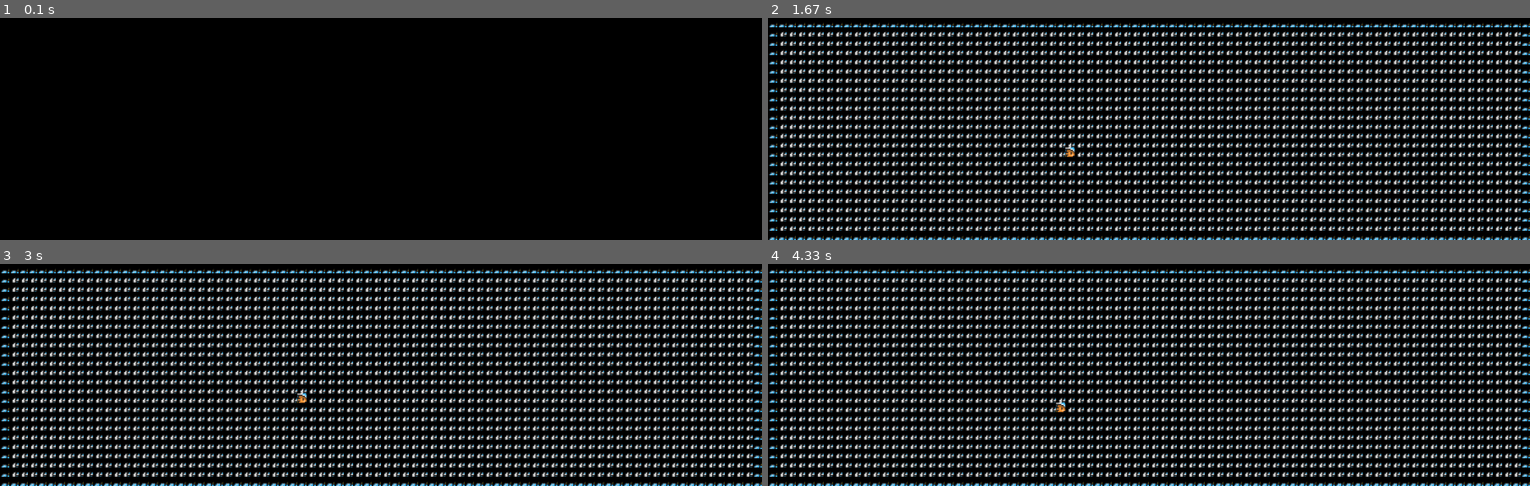
Above: before the commit, frames 1-4 (two rows, left to right).
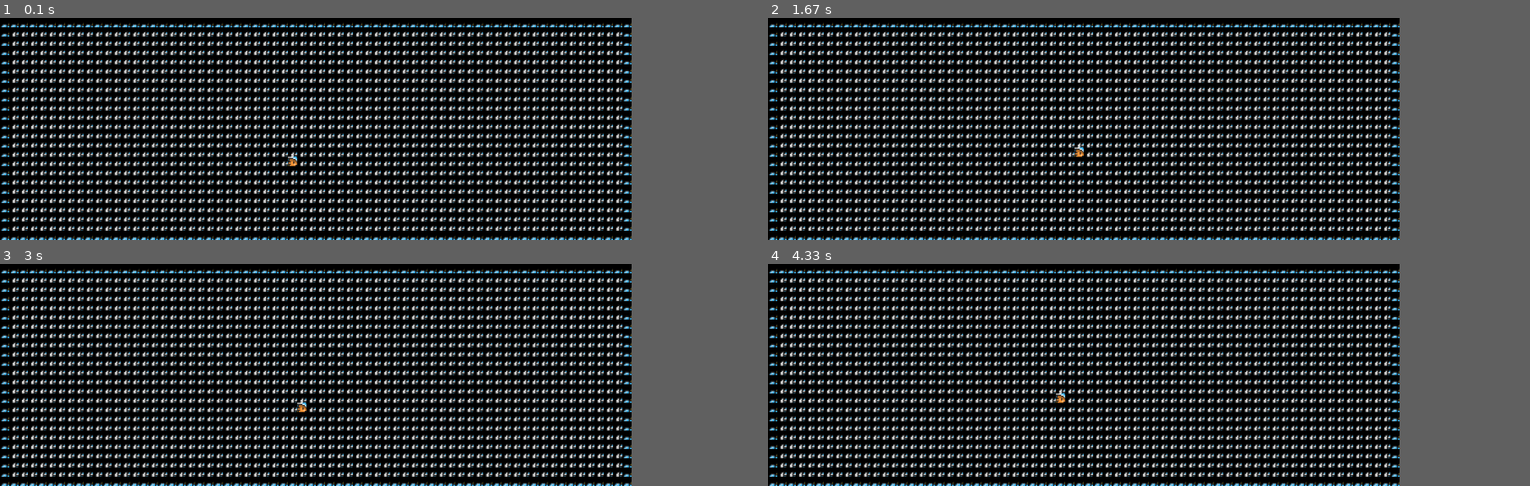
Above: after the commit, the same moments.

Repository: LouisJustinTALLOT/Hackathon-Bellon-Gstalter-Tallot
Game: pygame game, started from main.py
Same seed, same stepped clock (60 frames per second), same inputs: the game is played once before the commit and once after it.
Inputs:
- Up to frame 1 (0.1 s): no input
- Up to frame 2 (1.67 s): hold Right 0.33-0.8 s; hold Up 0.83-1.13 s; hold Right from 1.17 s (still down)
- Up to frame 3 (3 s): release Right at 1.72 s; hold Left 1.75-2.42 s; hold Down from 2.45 s (still down)
- Up to frame 4 (4.33 s): release Down at 3.27 s; hold Left 3.3-4.22 s; hold Up from 4.25 s (still down)
In our replay, the window is 900x263 before the commit and 746x263 after it. These sizes can differ from the game's own. Grey fills any space a smaller window leaves; there, only what the larger window draws over its background counts as a difference.

The runs differ from the first frame. In frame 1, 29% of the frame differs, in the area x 0-83%, y 2-100%; in frame 2, 12%; in frame 3, 12%; in frame 4, 12%.

Commit message:
on actualise l'image que quand nécessaire

Diff:
--- a/levels/level_1.txt
+++ b/levels/level_1.txt
@@ -1,24 +1,24 @@
-##################################################################################
-#                                                                                #
-#                                                                                #
-#                                                                                #
-#                                                                                #
-#                                                                                #
-#                                                                                #
-#                                                                                #
-#                                                                                #
-#                                                                                #
-#                                                                                #
-#                                                                                #
-#                                                                                #
-#                                                                                #
-#                                                                                #
-#                              @                                                 #
-#                                                                                #
-#                                                                                #
-#                                                                                #
-#                                                                                #
-#                                                                                #
-#                                                                                #
-#                                                                                #
-##################################################################################
+####################################################################
+#                                                                  #
+#                                                                  #
+#                                                                  #
+#                                                                  #
+#                                                                  #
+#                                                                  #
+#                                                                  #
+#                                                                  #
+#                                                                  #
+#                                                                  #
+#                                                                  #
+#                                                                  #
+#                                                                  #
+#                                                                  #
+#                              @                                   #
+#                                                                  #
+#                                                                  #
+#                                                                  #
+#                                                                  #
+#                                                                  #
+#                                                                  #
+#                                                                  #
+####################################################################
--- a/main.py
+++ b/main.py
@@ -1,5 +1,6 @@
 # modules
 import pygame as pg
+from pygame.constants import CONTROLLER_AXIS_TRIGGERLEFT
 
 # fichiers maisons
 import src.get_levels as gl
@@ -19,12 +20,15 @@
 clock = pg.time.Clock()
 running = True
 images = [pg.image.load("images/sol.png"), pg.image.load("images/heros.png"), pg.image.load("images/mur.png")] #images à afficher
+has_changed = True
 while running:
-    clock.tick(1)
+    # clock.tick(1)
     for event in pg.event.get():
             if event.type == pg.QUIT:
                 running = False
             elif event.type == pg.KEYDOWN:
+                has_changed = True
+
                 if event.key == pg.K_q:
                     running = False
                 if event.key == pg.K_UP:
@@ -35,6 +39,8 @@
                     perso.deplacement((1,0), mat)
                 if event.key == pg.K_LEFT:
                     perso.deplacement((-1,0), mat)
-    display.affichage(screen, mat, images)
-    pg.display.update()
+    if has_changed:
+        display.affichage(screen, mat, images)
+        has_changed = False
+        pg.display.update()
 pg.quit()
